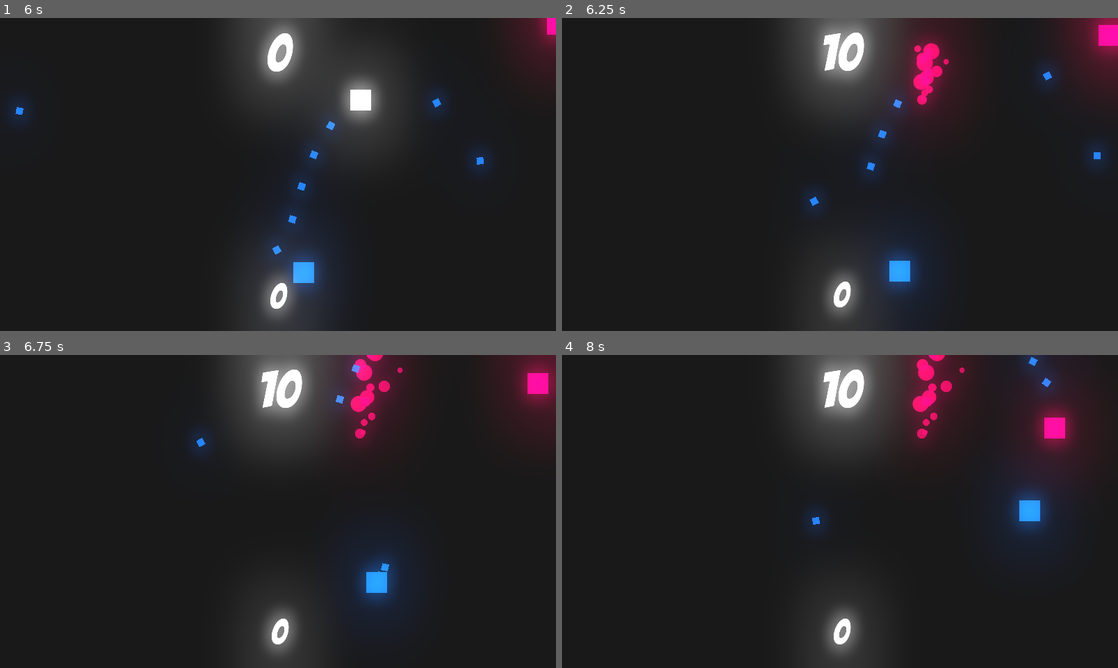
Above: before the commit, frames 1-4 (two rows, left to right).
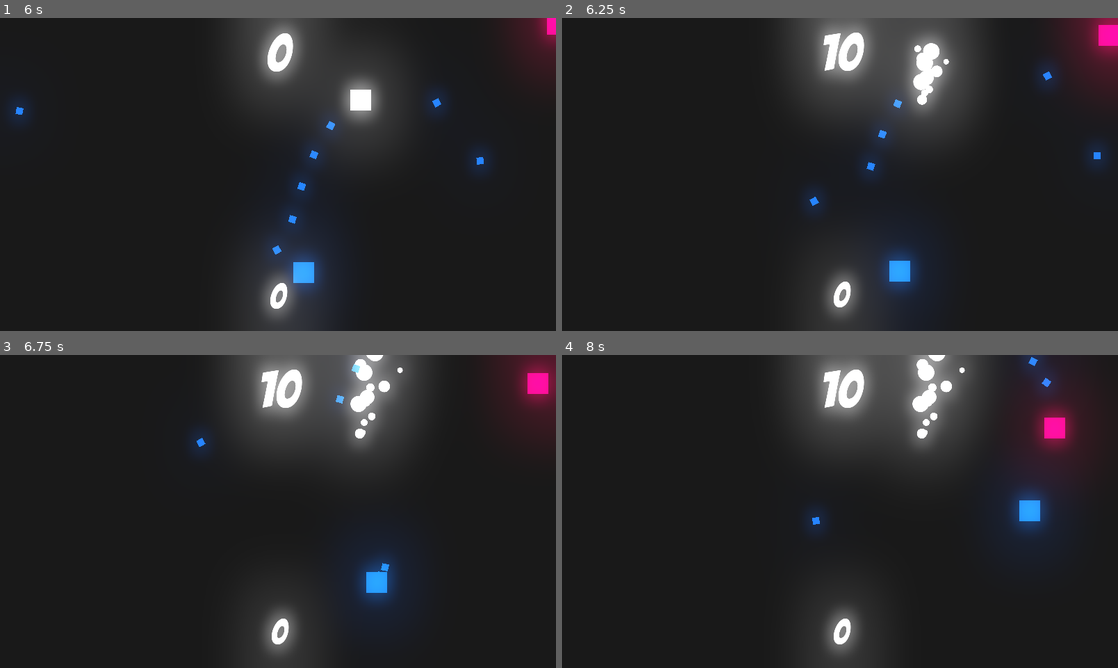
Above: after the commit, the same moments.

Repository: Gui-dev/shooter
Game: Godot game, scene res://levels/LevelOne.tscn
Two runs of this game, one before a commit and one after it. Both use one fixed random seed, a clock stepped at 60 frames per second and the inputs below. The project has no main scene, so this scene is started directly.
Inputs (mouse positions are in pixels of both pictures, inside the frame that each line leads up to):
- Up to frame 1 (6 s): tap Enter at 0.5 s; move the mouse to (400, 158) at 0.52 s; hold D (right) 0.53-1.28 s; hold Space (shooter) 0.53-1.28 s; move the mouse to (166, 190) at 1.27 s; hold S (down) 1.28-2.03 s; tap Space (shooter) every 1.5 s from 1.35 to 5.85 s; move the mouse to (333, 105) at 2.02 s; hold D (right) 2.03-2.78 s; hold Space (shooter) 2.03-2.78 s; move the mouse to (250, 237) at 2.77 s; hold W (up) 2.78-3.53 s; move the mouse to (444, 221) at 3.52 s; hold Space (shooter) 3.53-4.28 s; hold A (left) 3.53-5.03 s; move the mouse to (111, 127) at 4.27 s; move the mouse to (305, 174) at 5.02 s; hold S (down) 5.03-5.78 s; hold Space (shooter) 5.03-5.78 s; move the mouse to (194, 96) at 5.77 s; hold D (right) from 5.78 s (still down)
- Up to frame 2 (6.25 s): keep holding D (right)
- Up to frame 3 (6.75 s): move the mouse to (400, 495) at 6.52 s; release D (right) at 6.53 s; hold W (up) from 6.53 s (still down); hold Space (shooter) from 6.53 s (still down)
- Up to frame 4 (8 s): move the mouse to (728, 527) at 7.27 s; release W (up) at 7.28 s; release Space (shooter) at 7.28 s; hold D (right) from 7.28 s (still down); tap Space (shooter) at 7.35 s

Frame 1 is identical in both runs. In frame 2, 4.8% of the frame differs, in the area x 59-75%, y 0-37%; in frame 3, 4.5%; in frame 4, 4.5%.

Commit message:
feat: add new modulate color

Diff:
--- a/prefabs/BloodParticle.tscn
+++ b/prefabs/BloodParticle.tscn
@@ -15,7 +15,6 @@
 initial_velocity_random = 1.0
 scale_amount = 0.05
 scale_amount_random = 0.12
-color = Color( 0.952941, 0.0235294, 0.415686, 0.662745 )
 script = ExtResource( 2 )
 
 [node name="blood_time" type="Timer" parent="."]
